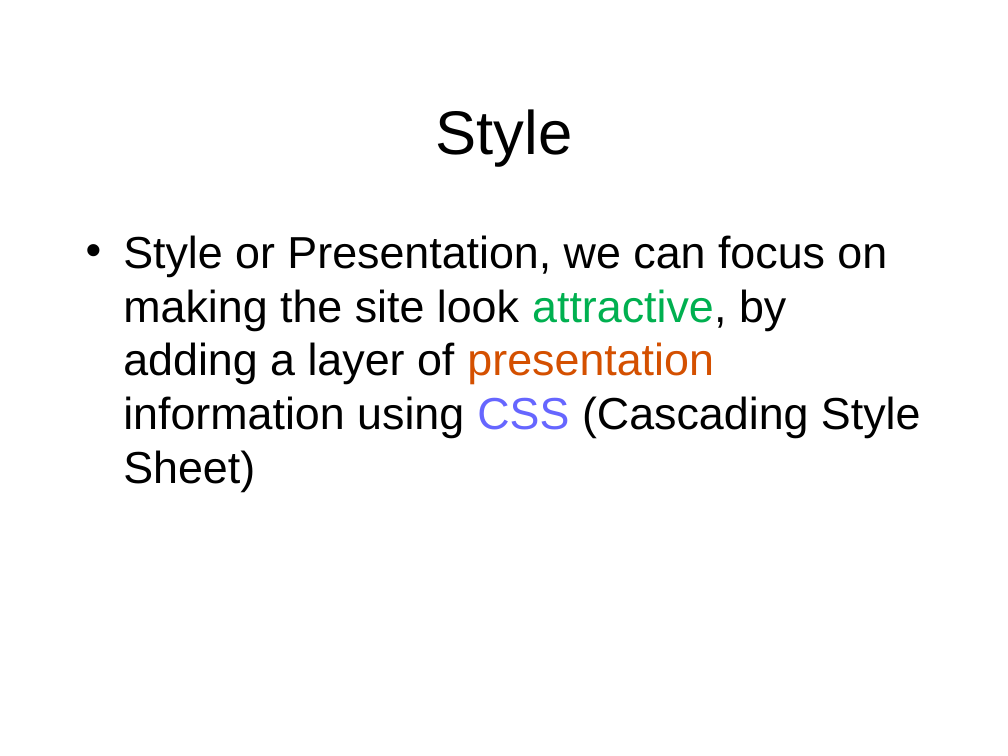
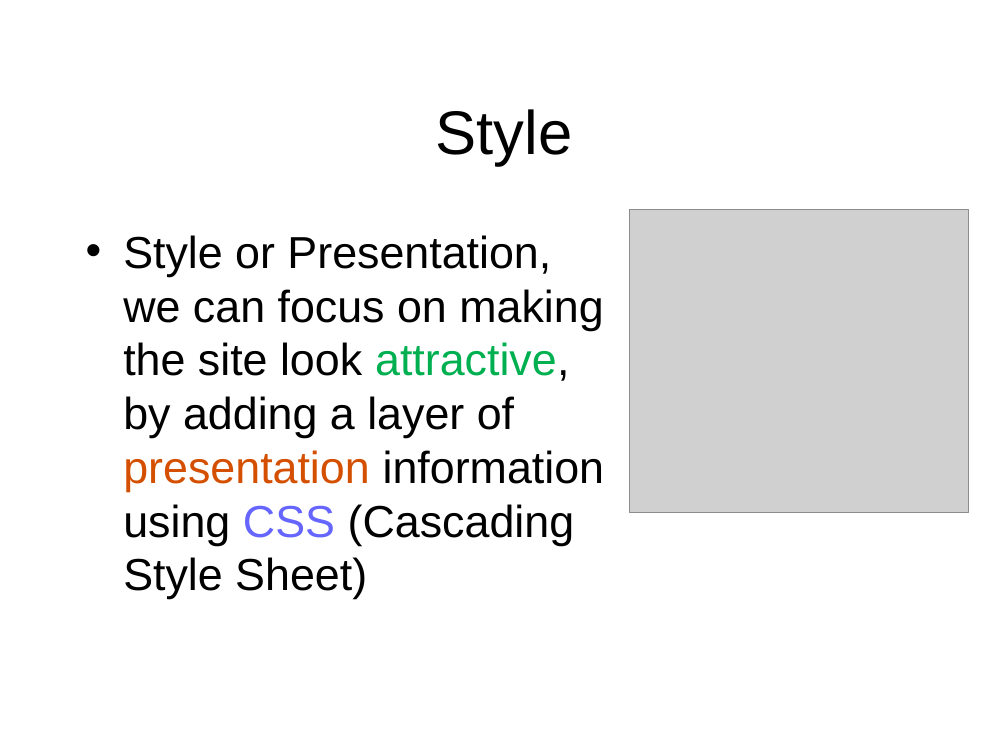
Before and after one commit to octaviordz/zjnu2017.github.io, a slide deck: slide 11 of WAD/lectures/080--Dynamic.vs.Static.Websites.pptx. Drawn at 1008x756 pixels with LibreOffice and Linux fonts; fonts in the diff are those of the drawing; grey boxes stand for pictures. Boxes give left, top, right and bottom in pixels: in the first picture for what was removed or moved away, otherwise in the second. Text is boxed around its words. In the diff, an @@ line names an element or a change of style, - is before the commit and + after.

```diff
--- a/WAD/lectures/080--Dynamic.vs.Static.Websites.pptx
+++ b/WAD/lectures/080--Dynamic.vs.Static.Websites.pptx
@@ text "Style or Presentation, we can ..." rewrapped from [123, 235, 921, 492] to [123, 235, 605, 599] @@
@@ picture added at [630, 210, 968, 512] @@
```
Also in this commit, not shown: 7 other slides changed, 10 slides added.
